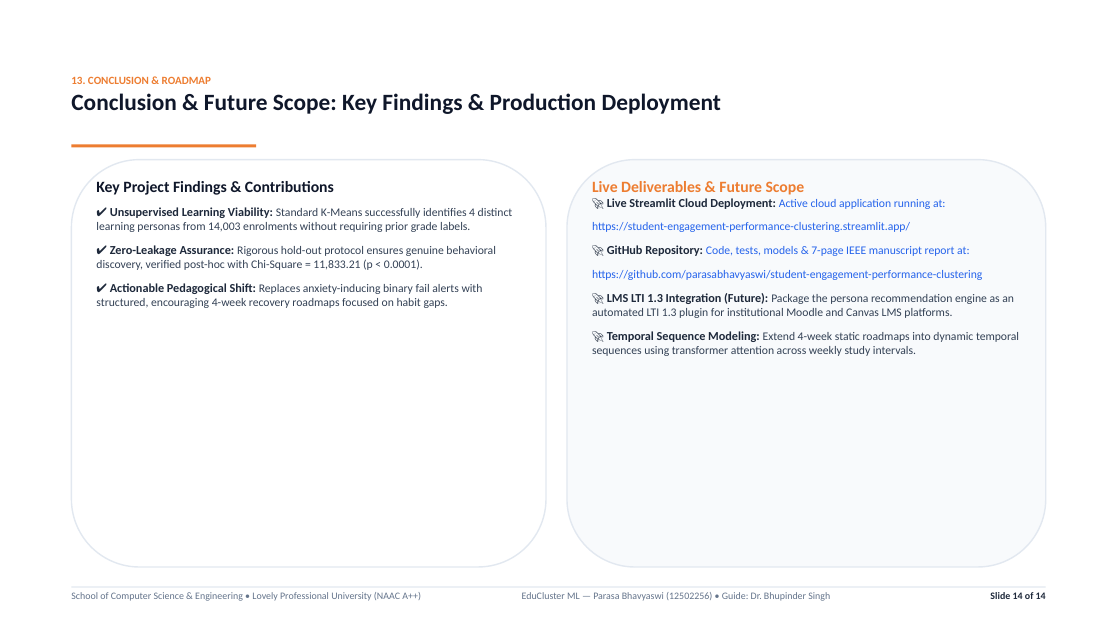
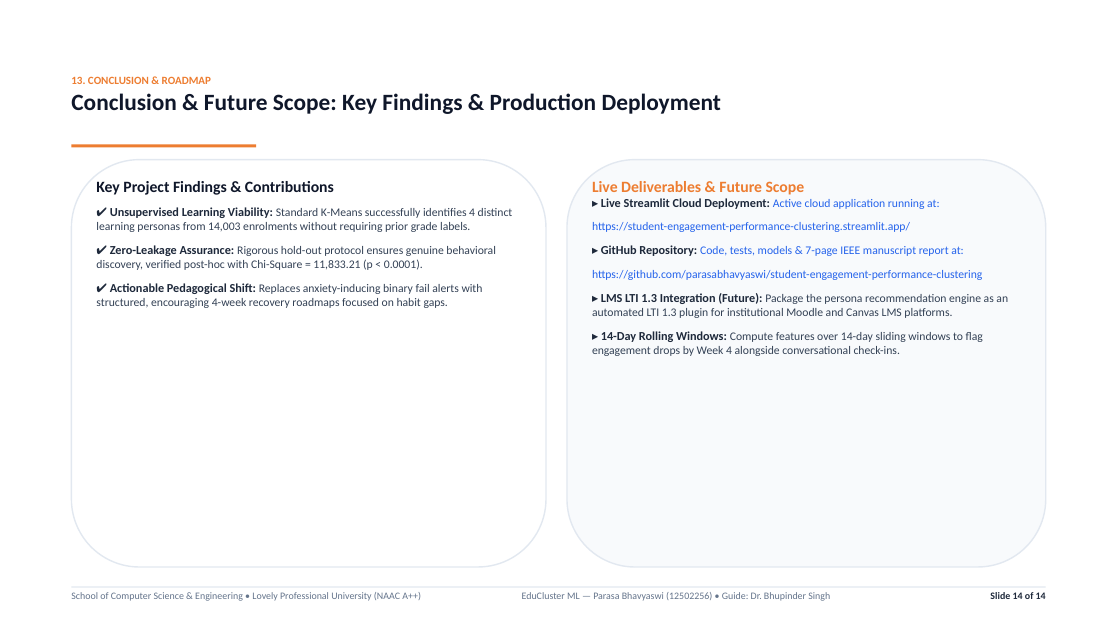
Before and after one commit to parasabhavyaswi/student-engagement-performance-clustering, a slide deck: slide 14 of EduCluster_Presentation_Dark.pptx. Drawn at 1120x630 pixels with LibreOffice and Linux fonts; fonts in the diff are those of the drawing; background and template pictures are left out. Boxes give left, top, right and bottom in pixels: in the first picture for what was removed or moved away, otherwise in the second. Text is boxed around its words. In the diff, an @@ line names an element or a change of style, - is before the commit and + after.

```diff
--- a/EduCluster_Presentation_Dark.pptx
+++ b/EduCluster_Presentation_Dark.pptx
@@ text at box(592, 198, 1008, 356): text changed @@
-🚀 Live Streamlit Cloud Deployment: Active cloud application running at:
-https://student-engagement-performance-clustering.streamlit.app/
-🚀 GitHub Repository: Code, tests, models & 7-page IEEE manuscript report at:
-https://github.com/parasabhavyaswi/student-engagement-performance-clustering
-🚀 LMS LTI 1.3 Integration (Future): Package the persona recommendation engine as an automated LTI 1.3 plugin for institutional Moodle and Canvas LMS platforms.
-🚀 Temporal Sequence Modeling: Extend 4-week static roadmaps into dynamic temporal sequences using transformer attention across weekly study intervals.
+▸ Live Streamlit Cloud Deployment: Active cloud application running at:
+https://student-engagement-performance-clustering.streamlit.app/
+▸ GitHub Repository: Code, tests, models & 7-page IEEE manuscript report at:
+https://github.com/parasabhavyaswi/student-engagement-performance-clustering
+▸ LMS LTI 1.3 Integration (Future): Package the persona recommendation engine as an automated LTI 1.3 plugin for institutional Moodle and Canvas LMS platforms.
+▸ 14-Day Rolling Windows: Compute features over 14-day sliding windows to flag engagement drops by Week 4 alongside conversational check-ins.
```
Also in this commit, not shown: 9 other slides changed, 1 other file.
